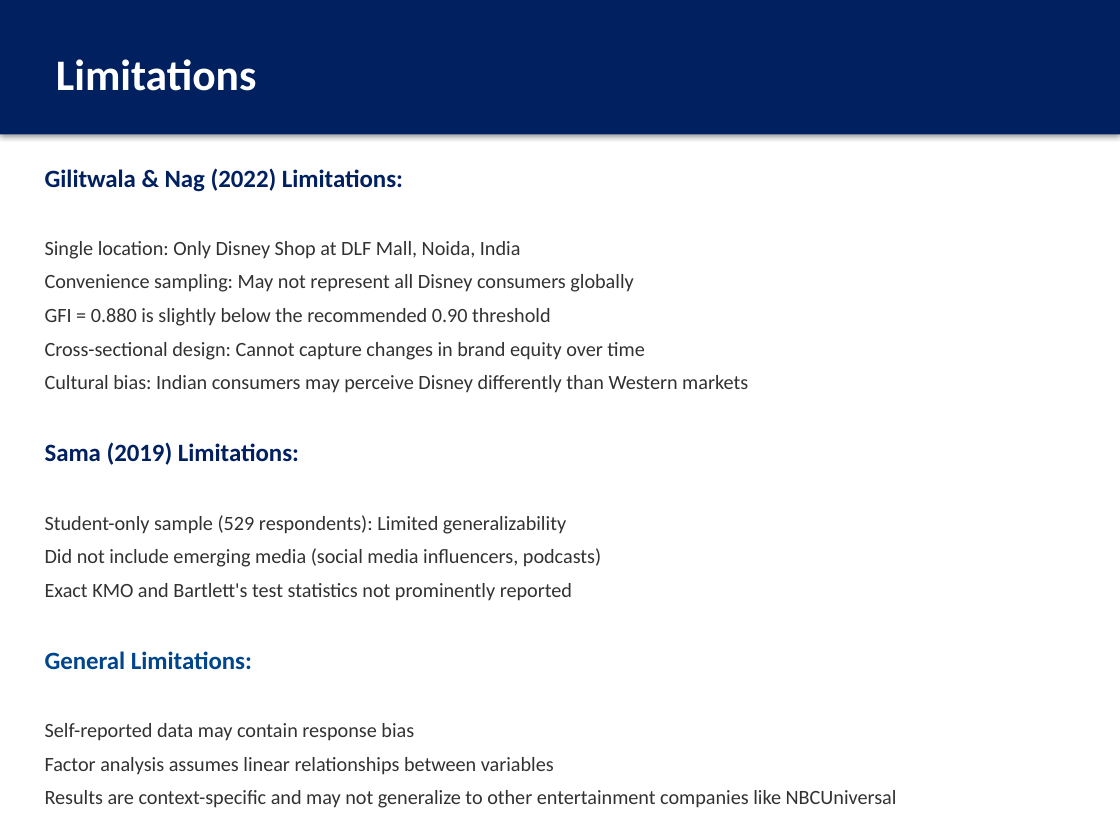
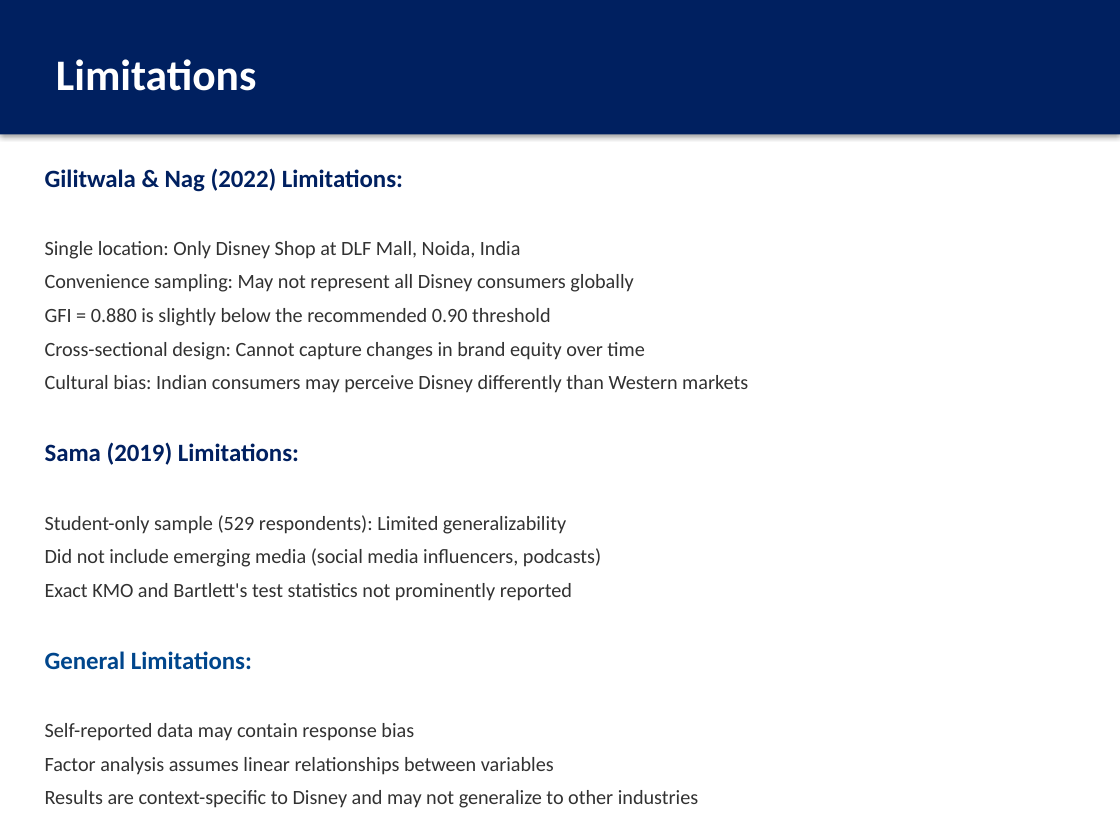
Before and after one commit to thenaivedetective/sp500-stock-performance, a slide deck: slide 20 of Factor_Analysis_Disney_Presentation.pptx. Drawn at 1120x840 pixels with LibreOffice and Linux fonts; fonts in the diff are those of the drawing. Boxes give left, top, right and bottom in pixels: in the first picture for what was removed or moved away, otherwise in the second. Text is boxed around its words. In the diff, an @@ line names an element or a change of style, - is before the commit and + after.

```diff
--- a/Factor_Analysis_Disney_Presentation.pptx
+++ b/Factor_Analysis_Disney_Presentation.pptx
@@ text at (45, 790, 698, 808): text changed @@
-Results are context-specific and may not generalize to other entertainment companies like NBCUniversal
+Results are context-specific to Disney and may not generalize to other industries
```
Also in this commit, not shown: 6 other slides changed, 1 other file.
